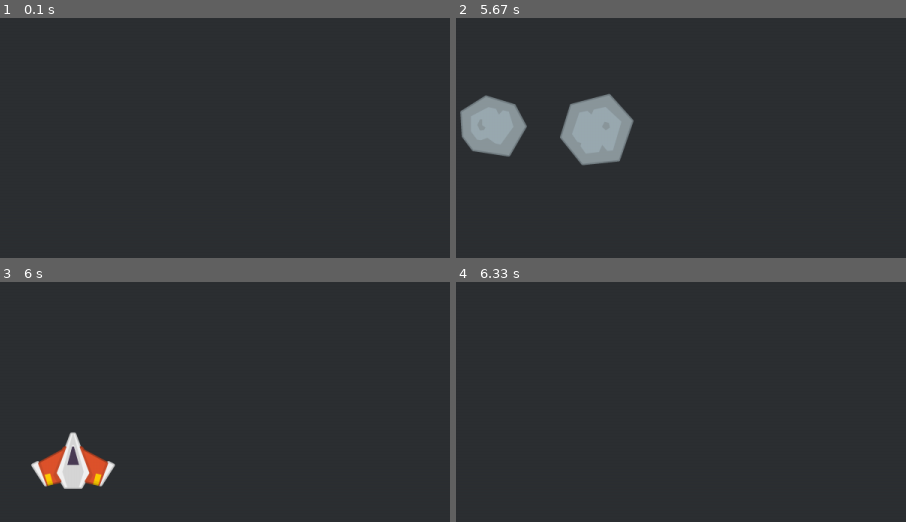
Above: before the commit, frames 1-4 (two rows, left to right).
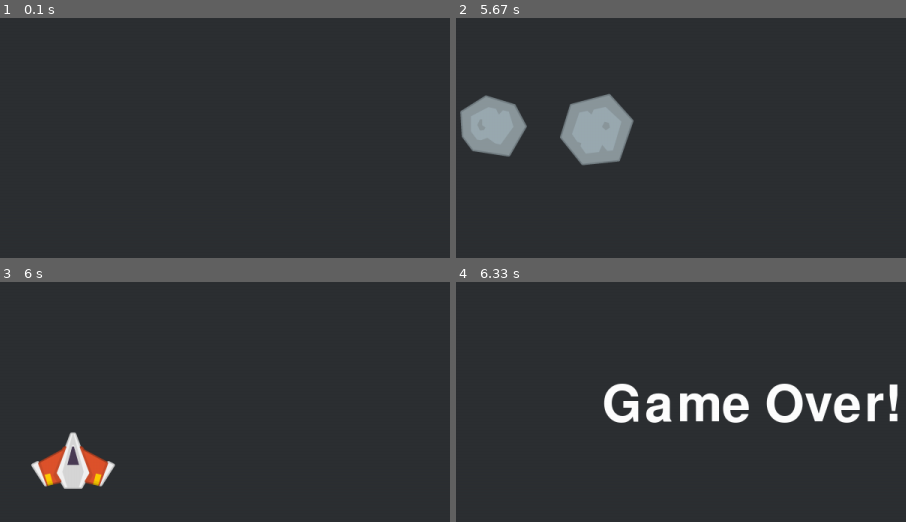
Above: after the commit, the same moments.

Repository: eccololo/pygame-projects
Game: pygame game, started from Meteor Dodger/main.py
Same seed, same stepped clock (60 frames per second), same inputs: the game is played once before the commit and once after it.
Inputs (mouse positions are % of the whole screen's width and height, from its top left):
- Up to frame 1 (0.1 s): no input
- Up to frame 2 (5.67 s): click (50, 50) at 0.38 s; click (60, 72) at 0.72 s; click (87, 85) at 1.05 s; click (26, 30) at 1.38 s; click (47, 33) at 1.72 s; click (36, 29) at 2.05 s; click (85, 76) at 2.38 s; click (17, 60) at 2.72 s; click (21, 31) at 3.05 s; click (26, 68) at 3.38 s; click (86, 73) at 3.72 s; click (20, 87) at 4.05 s; click (19, 56) at 4.38 s; click (56, 78) at 4.72 s; click (68, 83) at 5.05 s; click (15, 85) at 5.38 s
- Up to frame 3 (6 s): click (25, 67) at 5.72 s
- Up to frame 4 (6.33 s): click (82, 28) at 6.05 s
The pictures show only the part of the screen within x 17-67%, y 30-80%; the shares and areas given below are measured in that part.

Frames 1-3 are identical in both runs. In frame 4, 4.7% of the frame differs, in the area x 32-99%, y 42-59%.

Commit message:
Make game_over function. Display Game Over text on the screen when game is over.

Diff:
--- a/Meteor Dodger/main.py
+++ b/Meteor Dodger/main.py
@@ -6,7 +6,7 @@
 from settings import *
 
 pygame.init()
-screen = pygame.display.set_mode((1200, 640))
+screen = pygame.display.set_mode((SCREEN_WIDTH, SCREEN_HEIGHT))
 clock = pygame.time.Clock()
 
 def main_game():
@@ -26,7 +26,7 @@
         pygame.sprite.spritecollide(laser, meteor_group, True)
 
 def end_game():
-    pass
+    screen.blit(game_font_surface, (SCREEN_WIDTH // 3, SCREEN_HEIGHT // 2))
 
 # TODO:
 #    1. Create possibility for user to enter his prefered game difficulty in game screen.
@@ -36,6 +36,9 @@
 spaceship = SpaceShip('./assets/sprites/spaceship.png', './assets/sprites/shield.png', 640, 500)
 spaceship_group = pygame.sprite.GroupSingle()
 spaceship_group.add(spaceship)
+
+game_font = pygame.font.Font(None, 100)
+game_font_surface = game_font.render('Game Over!', True, (255, 255, 255), (45, 48, 51))
 
 # For creating multiple meteors on screen.
 METEOR_EVENT = pygame.USEREVENT
--- a/Meteor Dodger/settings.py
+++ b/Meteor Dodger/settings.py
@@ -9,3 +9,5 @@
 ASSETS_PATH = "./assets/"
 ROOT_PATH = os.getcwd()
 PROJECT_FOLDER = "Meteor Dodger"
+SCREEN_WIDTH = 1200
+SCREEN_HEIGHT = 640
